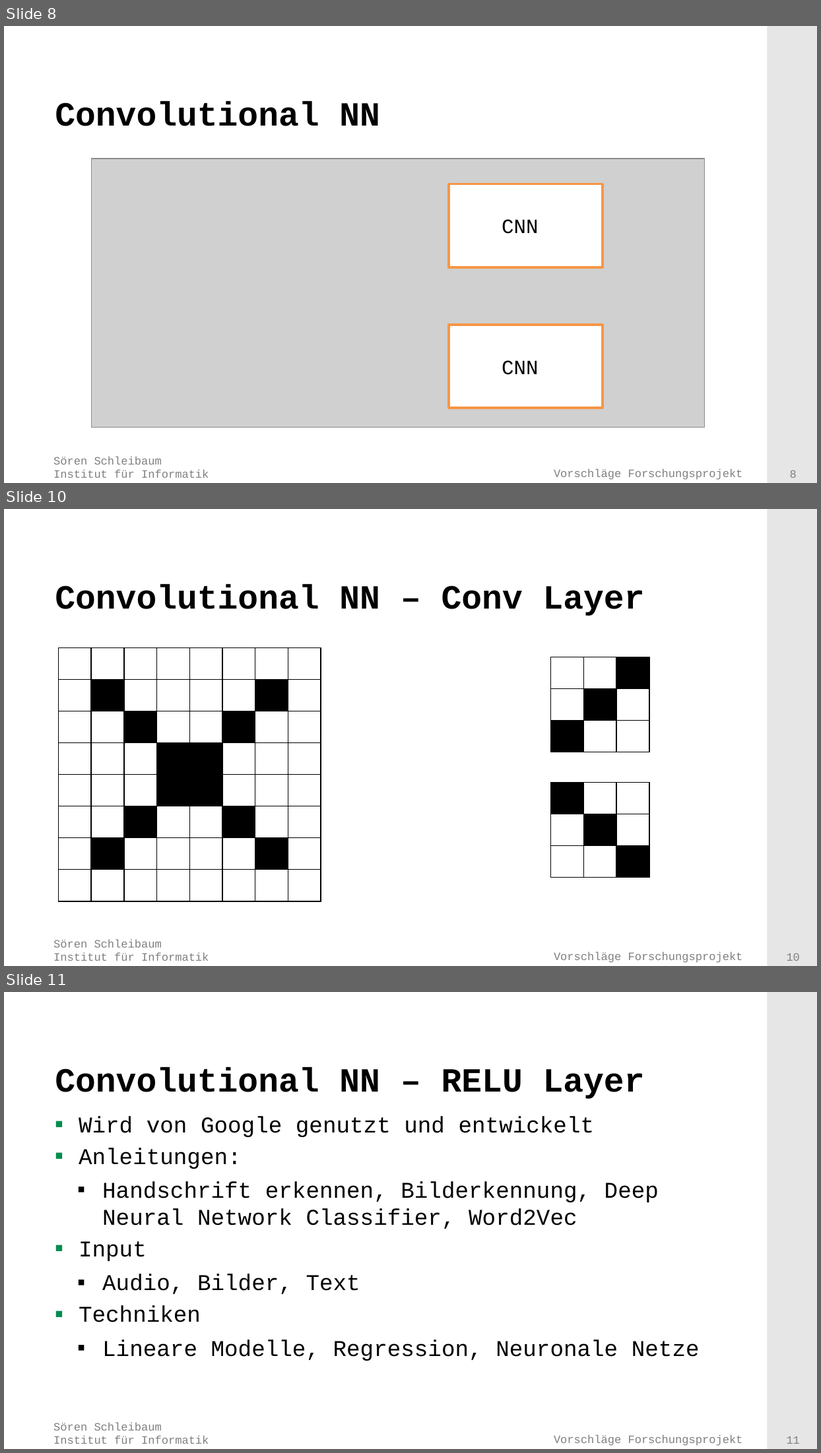
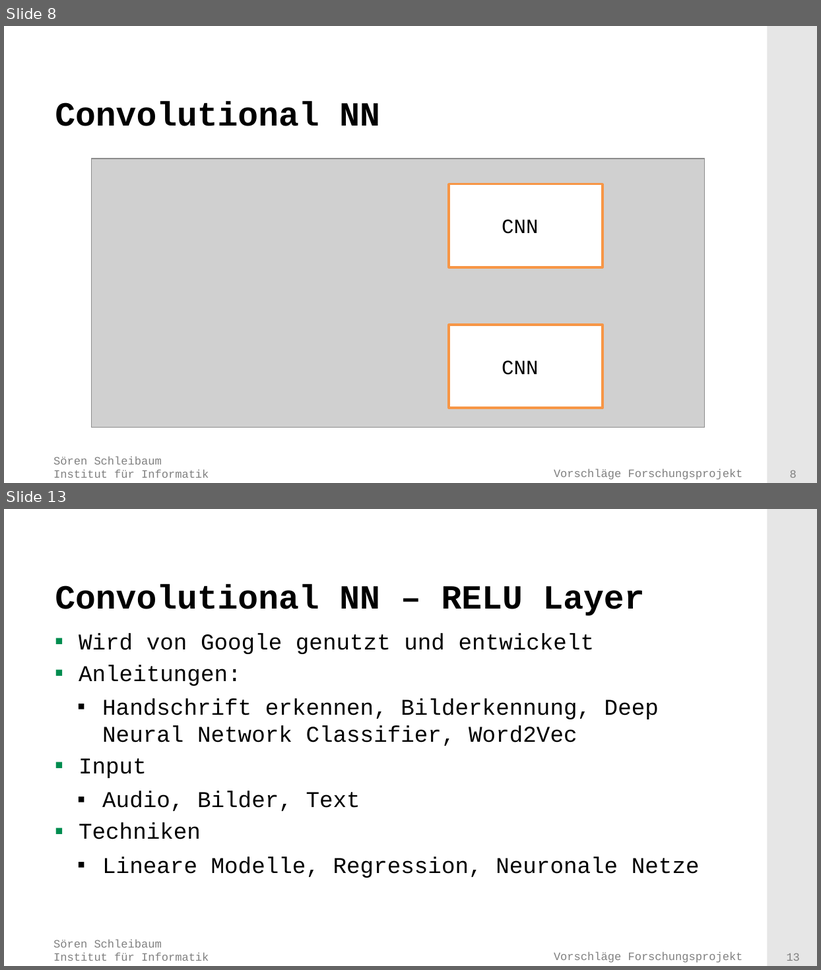
Before and after one commit to adityaraj52/ConvNet, a slide deck: PresentationsAndTalk/Präsentation.pptx. Shown one above the other, each under a label of ours: slides 8, 10 and 11 before the commit, slides 8 and 13 after it; the slides between them are not shown. The pictures are 821x1453 and 821x970 pixels, drawn with LibreOffice and Linux fonts; fonts in the diff are those of the drawing; grey boxes stand for pictures; background and template pictures are left out. Boxes give left, top, right and bottom in pixels: in the first picture for what was removed or moved away, otherwise in the second. Text is boxed around its words. In the diff, an @@ line names an element or a change of style, - is before the commit and + after.

```diff
--- a/PresentationsAndTalk/Präsentation.pptx
+++ b/PresentationsAndTalk/Präsentation.pptx
@@ slide 10 removed at bbox=[4, 509, 817, 966], background #FFFFFF; not listed: 4 template elements that a slide beside it also shows @@
@@ title removed at bbox=[55, 584, 645, 616] @@
-Convolutional NN – Conv Layer
@@ table removed at bbox=[59, 648, 319, 908], 8 rows, 8 columns @@
- |  |  |  |  |  |  | 
- |  |  |  |  |  |  | 
- |  |  |  |  |  |  | 
- |  |  |  |  |  |  | 
- |  |  |  |  |  |  | 
- |  |  |  |  |  |  | 
- |  |  |  |  |  |  | 
- |  |  |  |  |  |  | 
@@ table removed at bbox=[551, 657, 649, 755], 3 rows, 3 columns @@
- |  | 
- |  | 
- |  | 
@@ table removed at bbox=[551, 783, 649, 881], 3 rows, 3 columns @@
- |  | 
- |  | 
- |  | 
@@ what was slide 11 is now slide 13 @@
@@ page number at bbox=[787, 953, 800, 961]: text changed @@
-11
+13
```
Also in this commit, not shown: 1 slide changed, 3 slides added.
